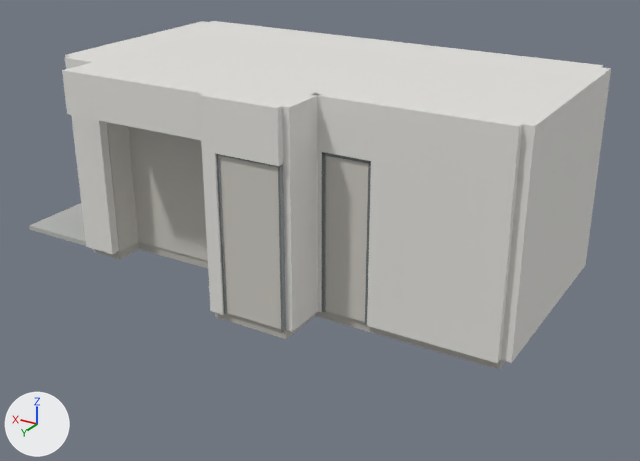
A saved change to the glTF model sites/bedroom-a/bedroom-a-v1.glb.
The view is the same before and after, from a camera (50 mm lens) standing at (-3.09, 13.09, 6.06) and looking at (3.3, 2.43, 0.73). The axes (+X, +Y, +Z) are drawn at lower left. The lights are the same throughout. The first picture is the older version. Where no turn or scale is listed for an object, it has been applied to the vertices.

Objects in the first picture: 'P69 traced ceiling including projecting shelves and lips', 'bath door lintel', 'bath wall solid', 'bathroom door closed', 'entrance door closed', 'entry opening lintel', 'entry right pier', 'left headboard wall', 'northeast edge', 'original cabinet boundary - east return', 'original cabinet boundary - front', 'original cabinet coverage - not structural', 'vestibule west bathroom boundary' and 20 more.
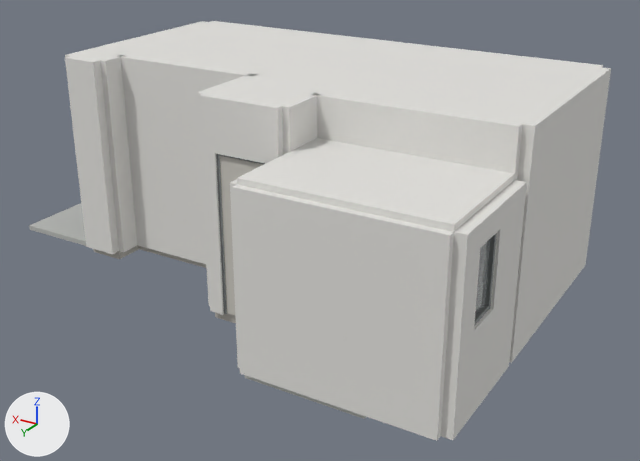
Location of each change, (x1, y1, x2, y2) in pixels of the pictures (640 x 461 px):
'bathroom A north wall', added: after (232, 184, 454, 441)
'bedroom B fixed partition - front', added: after (117, 55, 254, 264)
'bathroom A ceiling SCHEMATIC height', added: after (237, 138, 515, 232)
'original cabinet coverage - not structural', deleted: before (62, 55, 258, 140)
'original cabinet boundary - front', deleted: before (128, 126, 208, 261)
'bathroom A west upper pier', added: after (441, 219, 482, 440)
'bathroom A west lower pier', added: after (486, 180, 527, 396)
'bedroom B fixed partition - east return', added: after (100, 55, 137, 252)
'original cabinet boundary - east return', deleted: before (106, 122, 138, 251)
'bathroom A west sill', added: after (467, 308, 494, 421)
'bathroom A west lintel', added: after (469, 201, 503, 248)
'bathroom A window glass', added: after (475, 238, 491, 316)
'bedroom B fixed partition - west side', added: after (197, 73, 258, 306)
'bathroom A east upper wall', added: after (230, 179, 239, 368)
'bathroom A window jamb', added: after (485, 233, 497, 306)
'bathroom A floor', added (mostly hidden): after (245, 375, 366, 419)
'bathroom A window rail', added (mostly hidden): after (474, 305, 490, 326)
'entrance door closed', unchanged, covered by the edit: before (220, 156, 281, 329); after (220, 156, 264, 315)
'vestibule west bathroom boundary', unchanged, covered by the edit: before (282, 93, 320, 331); after (282, 94, 320, 155)
'bathroom door closed', unchanged, covered by the edit: before (326, 156, 368, 322)
'room floor - traced finished boundary', unchanged, covered by the edit: before (93, 242, 506, 370); after (93, 245, 236, 323)

What changed in the scene script:
```text
Remove ob_original_cabinet_coverage___not_structural:
    ob_original_cabinet_coverage___not_structural = bpy.data.objects.new('original cabinet coverage - not structural', me_cube_078)
Remove ob_original_cabinet_boundary___front:
    ob_original_cabinet_boundary___front = bpy.data.objects.new('original cabinet boundary - front', me_cube_009)
Remove ob_original_cabinet_boundary___east_return:
    ob_original_cabinet_boundary___east_return = bpy.data.objects.new('original cabinet boundary - east return', me_cube_010)
Add ob_bathroom_a_window_glass:
    ob_bathroom_a_window_glass = bpy.data.objects.new('bathroom A window glass', me_cube_062_1)  # a box spanning x -0.006..0.006, y -0.25..0.25, z -0.45..0.45; in mat_10_glass (white #edf6f8)
    ob_bathroom_a_window_glass.location = (-0.06, 4.6, 1.7)
Add ob_bathroom_a_window_rail:
    ob_bathroom_a_window_rail = bpy.data.objects.new('bathroom A window rail', me_cube_060_1)  # a box spanning x -0.05..0.05, y -0.275..0.275, z -0.025..0.025; in mat_06_soft_graphite_window_frames (grey #737979)
    ob_bathroom_a_window_rail.location = (-0.06, 4.6, 1.23)
Add ob_bathroom_a_window_jamb:
    ob_bathroom_a_window_jamb = bpy.data.objects.new('bathroom A window jamb', me_cube_058_1)  # a box spanning x -0.05..0.05, y -0.025..0.025, z -0.5..0.5; in mat_06_soft_graphite_window_frames (grey #737979)
    ob_bathroom_a_window_jamb.location = (-0.06, 4.33, 1.7)
Add ob_bathroom_a_west_upper_pier:
    ob_bathroom_a_west_upper_pier = bpy.data.objects.new('bathroom A west upper pier', me_cube_056_1)  # a box spanning x -0.08..0.08, y -0.2..0.2, z -1.25..1.25; in mat_01_chalk_walls (white #e5e3df)
    ob_bathroom_a_west_upper_pier.location = (-0.07, 5.1, 1.25)
Add ob_bathroom_a_west_lintel:
    ob_bathroom_a_west_lintel = bpy.data.objects.new('bathroom A west lintel', me_cube_055_1)  # a box spanning x -0.075..0.075, y -0.3..0.3, z -0.15..0.15; in mat_01_chalk_walls (white #e5e3df)
    ob_bathroom_a_west_lintel.location = (-0.07, 4.6, 2.35)
Add ob_bathroom_a_west_sill:
    ob_bathroom_a_west_sill = bpy.data.objects.new('bathroom A west sill', me_cube_054_1)  # a box spanning x -0.075..0.075, y -0.3..0.3, z -0.6..0.6; in mat_01_chalk_walls (white #e5e3df)
    ob_bathroom_a_west_sill.location = (-0.07, 4.6, 0.6)
Add ob_bathroom_a_west_lower_pier:
    ob_bathroom_a_west_lower_pier = bpy.data.objects.new('bathroom A west lower pier', me_cube_053_1)  # a box spanning x -0.08..0.08, y -0.4..0.4, z -1.25..1.25; in mat_01_chalk_walls (white #e5e3df)
    ob_bathroom_a_west_lower_pier.location = (-0.07, 3.9, 1.25)
Add ob_bathroom_a_east_upper_wall:
    ob_bathroom_a_east_upper_wall = bpy.data.objects.new('bathroom A east upper wall', me_cube_051_1)  # a box spanning x -0.05..0.05, y -0.56..0.56, z -1.25..1.25; in mat_01_chalk_walls (white #e5e3df)
    ob_bathroom_a_east_upper_wall.location = (2.75, 4.74, 1.25)
Add ob_bathroom_a_north_wall:
    ob_bathroom_a_north_wall = bpy.data.objects.new('bathroom A north wall', me_cube_050_1)  # a box spanning x -1.35..1.35, y -0.05..0.05, z -1.25..1.25; in mat_01_chalk_walls (white #e5e3df)
    ob_bathroom_a_north_wall.location = (1.35, 5.35, 1.25)
Add ob_bathroom_a_floor:
    ob_bathroom_a_floor = bpy.data.objects.new('bathroom A floor', me_bathroom_a_floor)  # 12 vertices, 20 faces; spans x 0.0..2.7, y 3.5..5.3, z -0.12..0.0; in mat_13_plain_bathroom_floor (light grey #c7c8c4)
    ob_bathroom_a_floor.location = (0.0, 0.0, 0.0)
Add ob_bathroom_a_ceiling_schematic_height:
    ob_bathroom_a_ceiling_schematic_height = bpy.data.objects.new('bathroom A ceiling SCHEMATIC height', me_cube_057_1)  # a box spanning x -1.35..1.35, y -0.9..0.9, z -0.04..0.04; in mat_01_chalk_walls (white #e5e3df)
    ob_bathroom_a_ceiling_schematic_height.location = (1.35, 4.4, 2.54)
Add ob_bedroom_b_fixed_partition___east_return:
    ob_bedroom_b_fixed_partition___east_return = bpy.data.objects.new('bedroom B fixed partition - east return', me_cube_010_1)  # a box spanning x -0.05..0.05, y -0.24..0.24, z -1.58..1.58; in mat_01_chalk_walls (white #e5e3df)
    ob_bedroom_b_fixed_partition___east_return.location = (6.52, 3.16, 1.58)
Add ob_bedroom_b_fixed_partition___front:
    ob_bedroom_b_fixed_partition___front = bpy.data.objects.new('bedroom B fixed partition - front', me_cube_009_1)  # a box spanning x -1.28..1.28, y -0.07..0.07, z -1.58..1.58; in mat_01_chalk_walls (white #e5e3df)
    ob_bedroom_b_fixed_partition___front.location = (5.3, 3.0, 1.58)
Add ob_bedroom_b_fixed_partition___west_side:
    ob_bedroom_b_fixed_partition___west_side = bpy.data.objects.new('bedroom B fixed partition - west side', me_cube_008_1)  # a box spanning x -0.06..0.06, y -0.62..0.62, z -1.58..1.58; in mat_01_chalk_walls (white #e5e3df)
    ob_bedroom_b_fixed_partition___west_side.location = (4.08, 3.55, 1.58)
```
